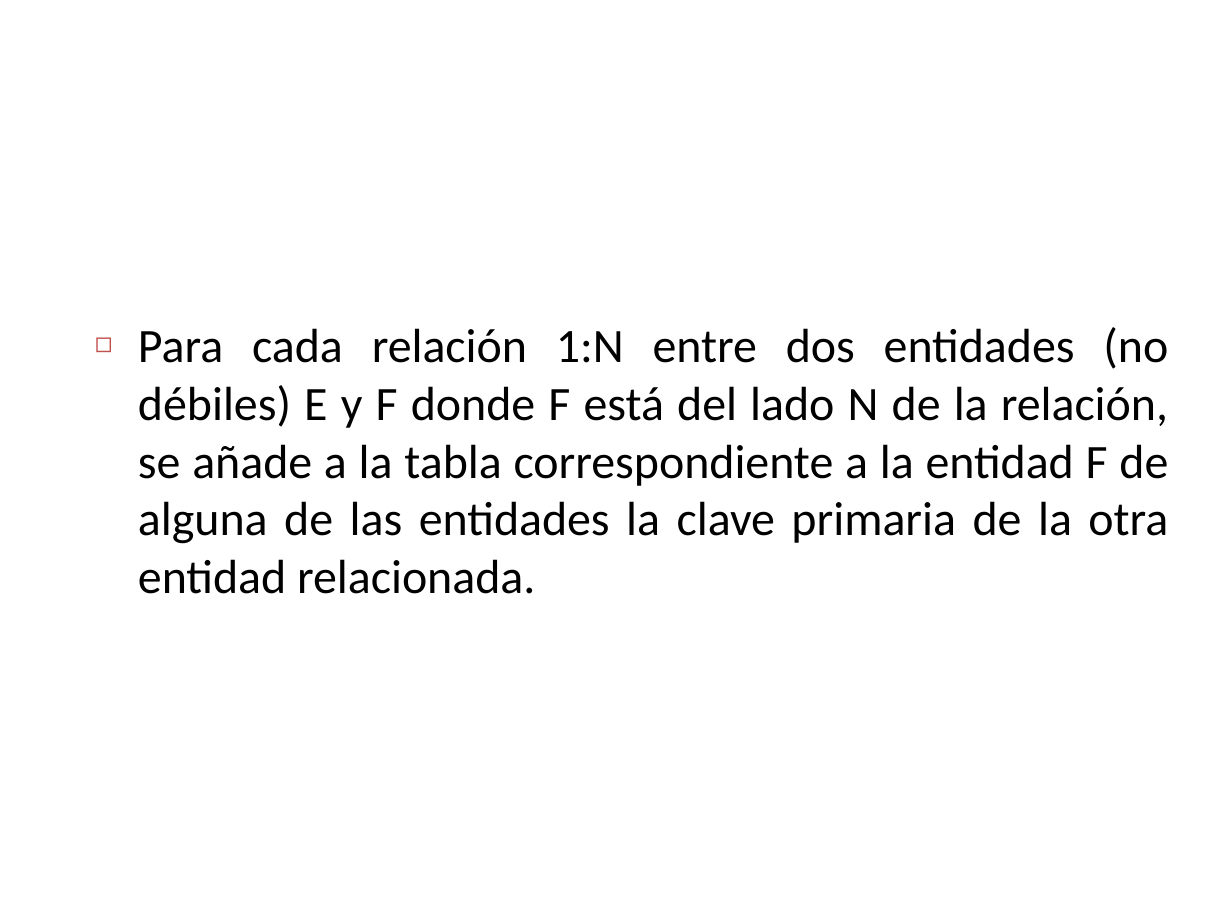
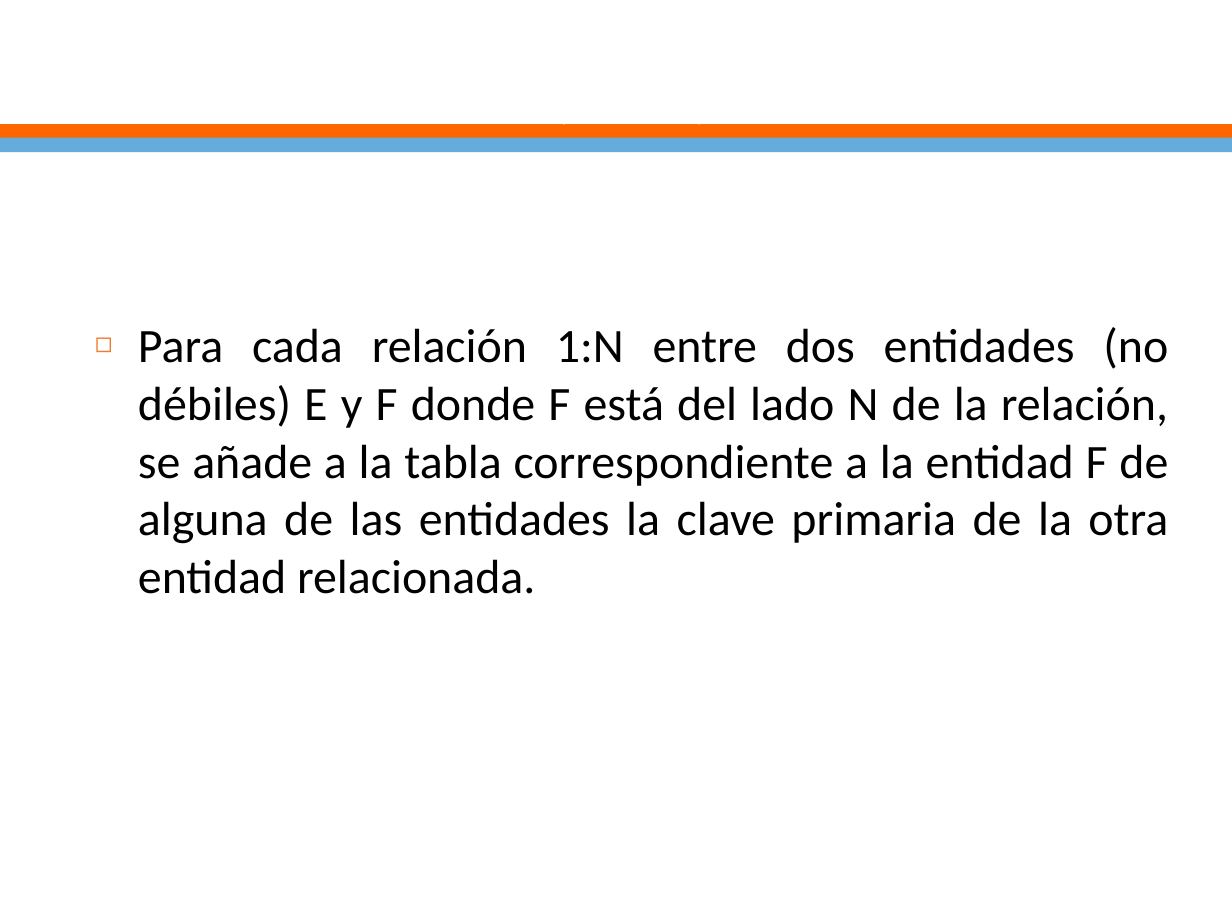
Before and after one commit to ejimenezdelgado/aplica_db_miercoles_2_2019, a slide deck: slide 9 of Clase 1/Clase1.pptx (slide 8 before the commit). Drawn at 1232x924 pixels with LibreOffice and Linux fonts; fonts in the diff are those of the drawing; background and template pictures are left out. Boxes give left, top, right and bottom in pixels: in the first picture for what was removed or moved away, otherwise in the second. Text is boxed around its words. In the diff, an @@ line names an element or a change of style, - is before the commit and + after.

```diff
--- a/Clase 1/Clase1.pptx
+++ b/Clase 1/Clase1.pptx
@@ title "Transformación de Relaciones 1:N (Paso ..." rewrapped from [83,10,1181,143] to [554,124,709,130] @@
@@ rectangle added at [0,124,1232,139], fill #FF6600 @@
@@ rectangle added at [0,138,1232,153], fill #65ACDD @@
@@ text "Para cada relación 1:N entre ..." at [138,327,1168,594]: bullet colour #C0504D to #ED7D31 @@
```
Also in this commit, not shown: 42 other slides changed, 1 slide added, 1 other file.
